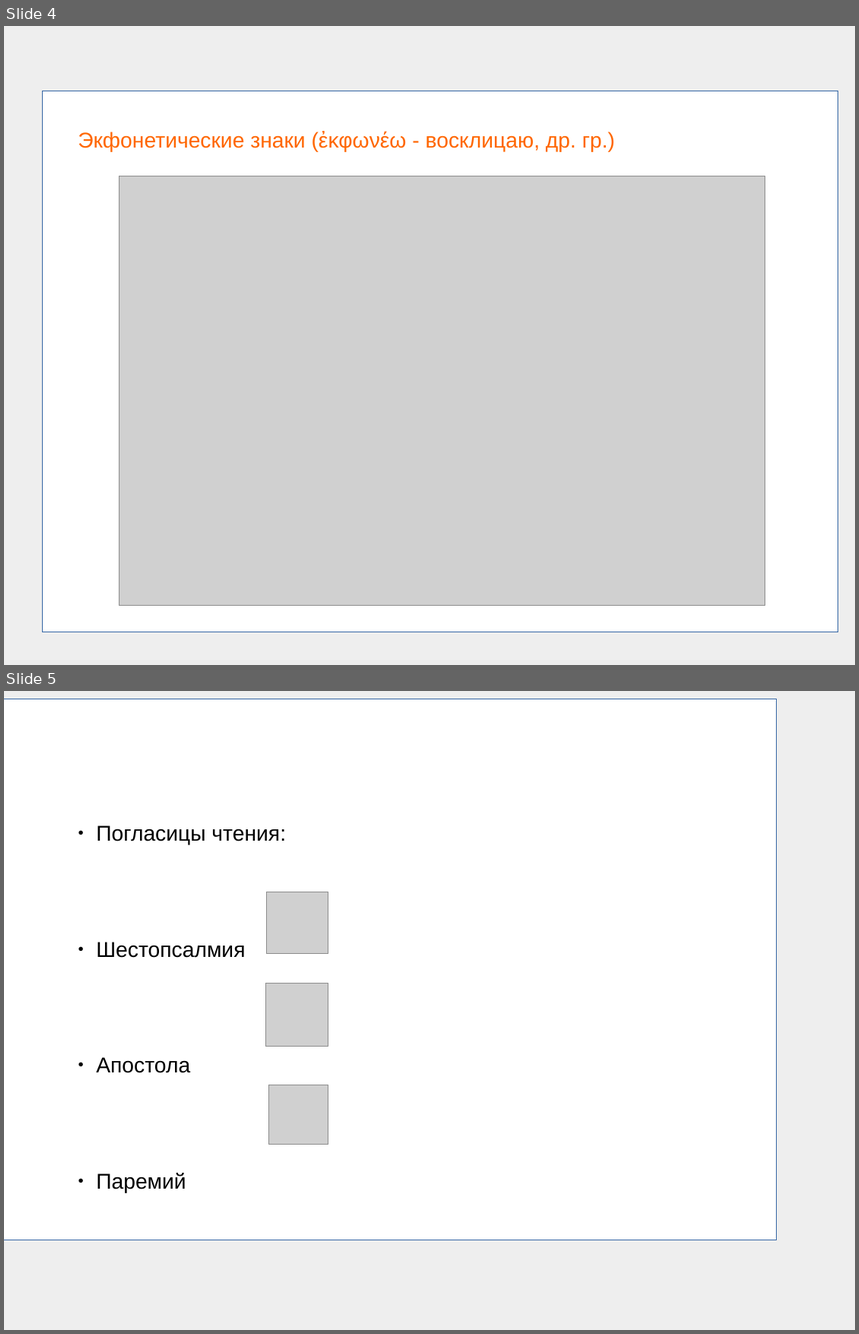
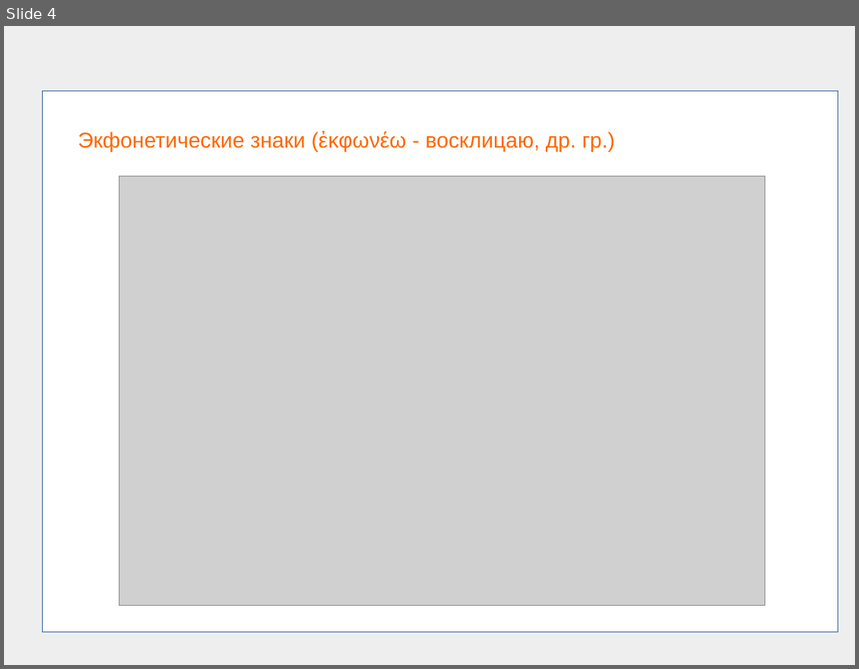
Before and after one commit to frpaul/ob, a slide deck: presentations/Church_reading.odp. Shown one above the other, each under a label of ours: slides 4 and 5 before the commit, slide 4 after it. The pictures are 859x1334 and 859x669 pixels, drawn with LibreOffice and Linux fonts; fonts in the diff are those of the drawing; grey boxes stand for pictures. Boxes give left, top, right and bottom in pixels: in the first picture for what was removed or moved away, otherwise in the second. Text is boxed around its words. In the diff, an @@ line names an element or a change of style, - is before the commit and + after.

```diff
--- a/presentations/Church_reading.odp
+++ b/presentations/Church_reading.odp
@@ slide 5 removed at [4, 691, 855, 1330], background #EEEEEE @@
@@ rectangle removed at [4, 699, 776, 1240] @@
@@ subtitle removed at [96, 826, 286, 1193] @@
-● Погласицы чтения:
-● Шестопсалмия
-● Апостола
-● Паремий
@@ picture removed at [267, 892, 329, 954] @@
@@ picture removed at [266, 984, 329, 1047] @@
@@ picture removed at [269, 1085, 329, 1145] @@
```
Also in this commit, not shown: 2 slides changed, 4 slides added, 5 other slides removed, 12 other files.
